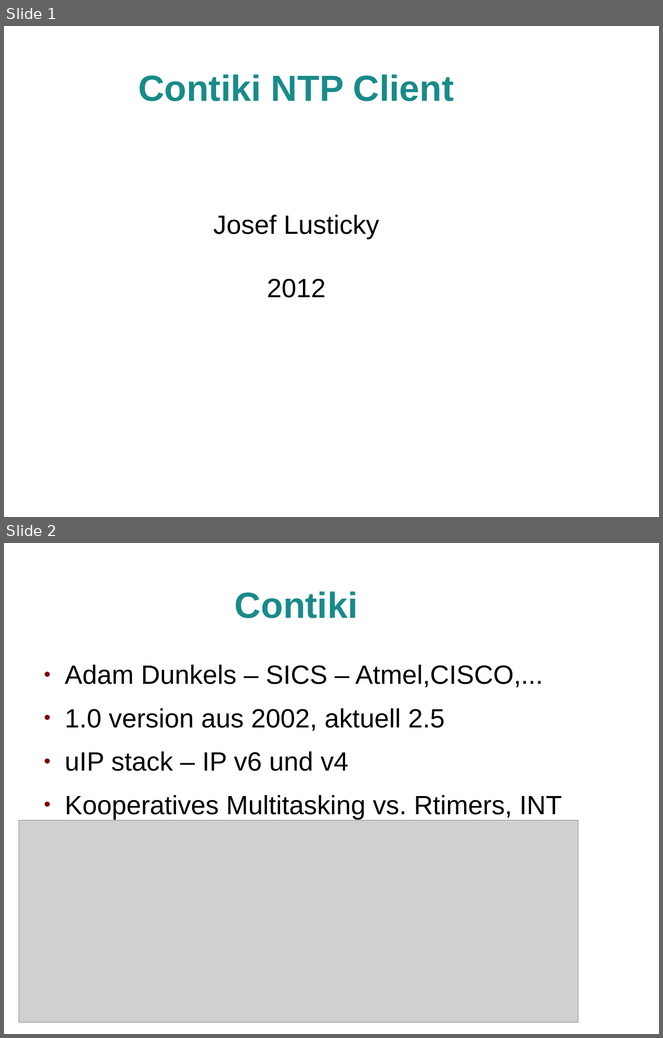
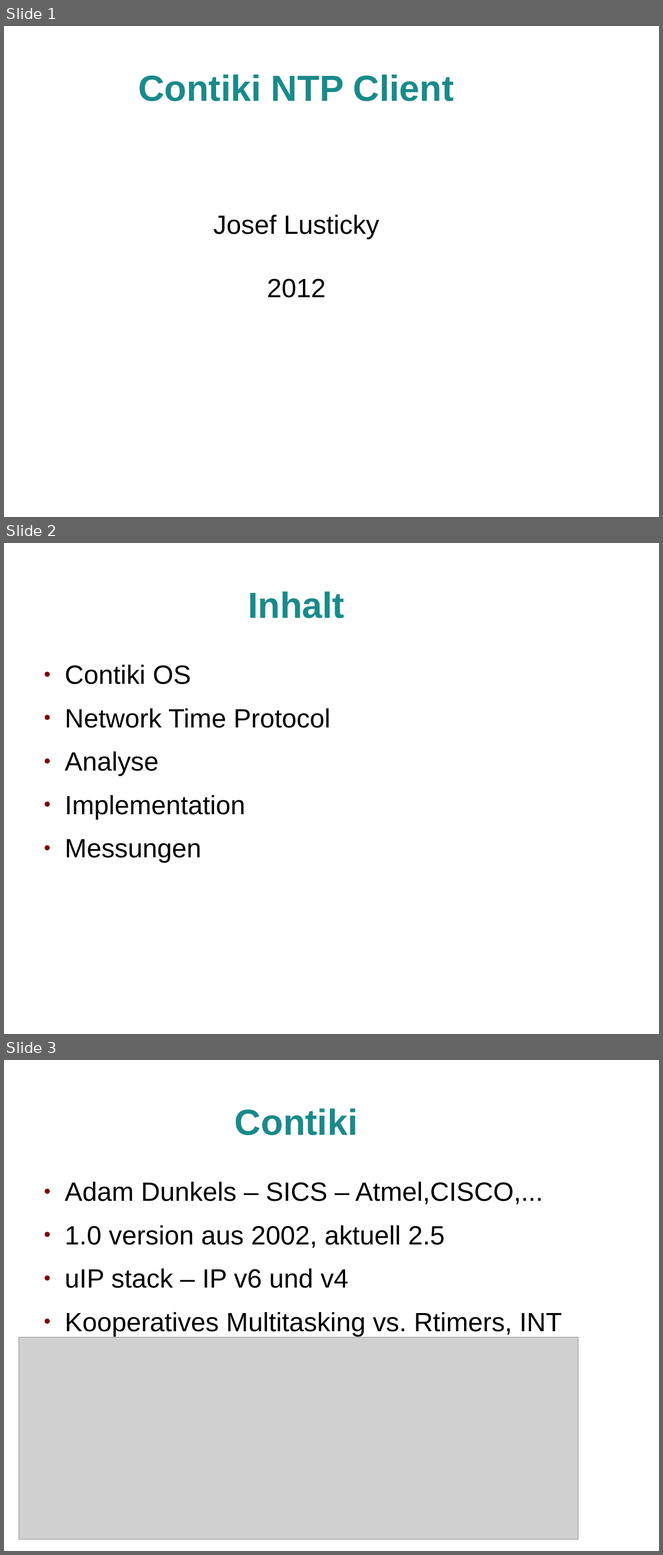
Before and after one commit to jlusticky/Bachelor-thesis, a slide deck: kolloquium/kolloquium.odp. Shown one above the other, each under a label of ours: slides 1 and 2 before the commit, slides 1, 2 and 3 after it. The pictures are 663x1038 and 663x1555 pixels, drawn with LibreOffice and Linux fonts; fonts in the diff are those of the drawing; grey boxes stand for pictures; background and template pictures are left out. Boxes give left, top, right and bottom in pixels: in the first picture for what was removed or moved away, otherwise in the second. Text is boxed around its words. In the diff, an @@ line names an element or a change of style, - is before the commit and + after.

```diff
--- a/kolloquium/kolloquium.odp
+++ b/kolloquium/kolloquium.odp
@@ slide 2 added at [4,543,659,1034], background picture (left out) @@
@@ title added at [248,591,345,618], 44 pt, text #198A8A, bold @@
+Inhalt
@@ text added at [65,665,331,863], 32 pt, text #000000 @@
+● Contiki OS
+● Network Time Protocol
+● Analyse
+● Implementation
+● Messungen
@@ what was slide 2 is now slide 3 @@
```
Also in this commit, not shown: 1 slide changed, 4 other slides added, 9 other files.
